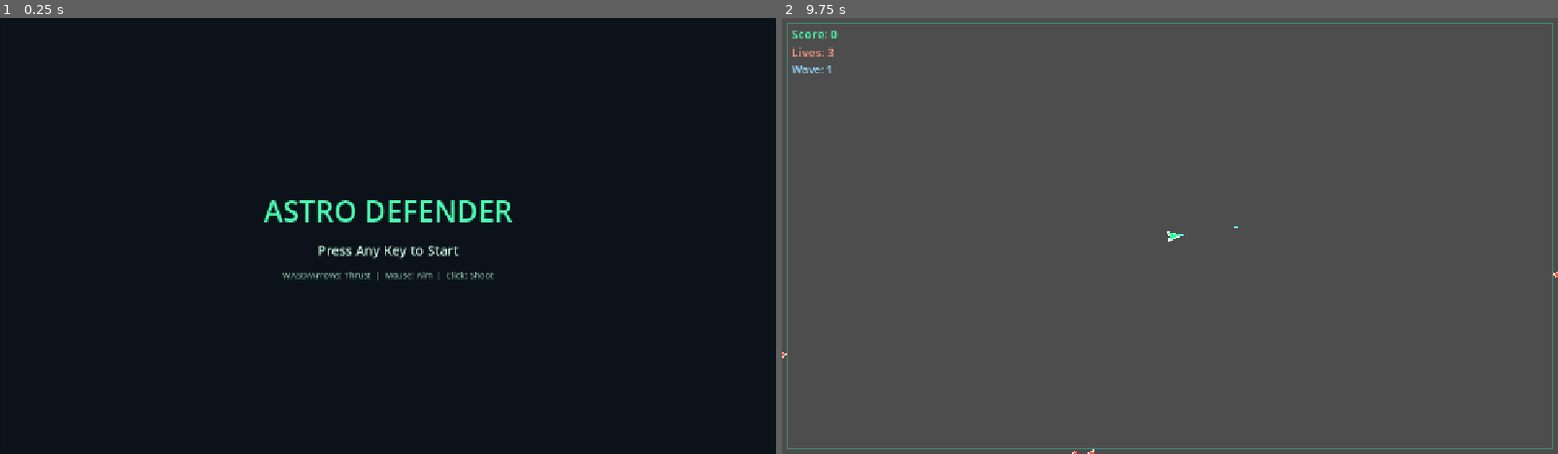
Above: before the commit, frames 1-2 (left to right).
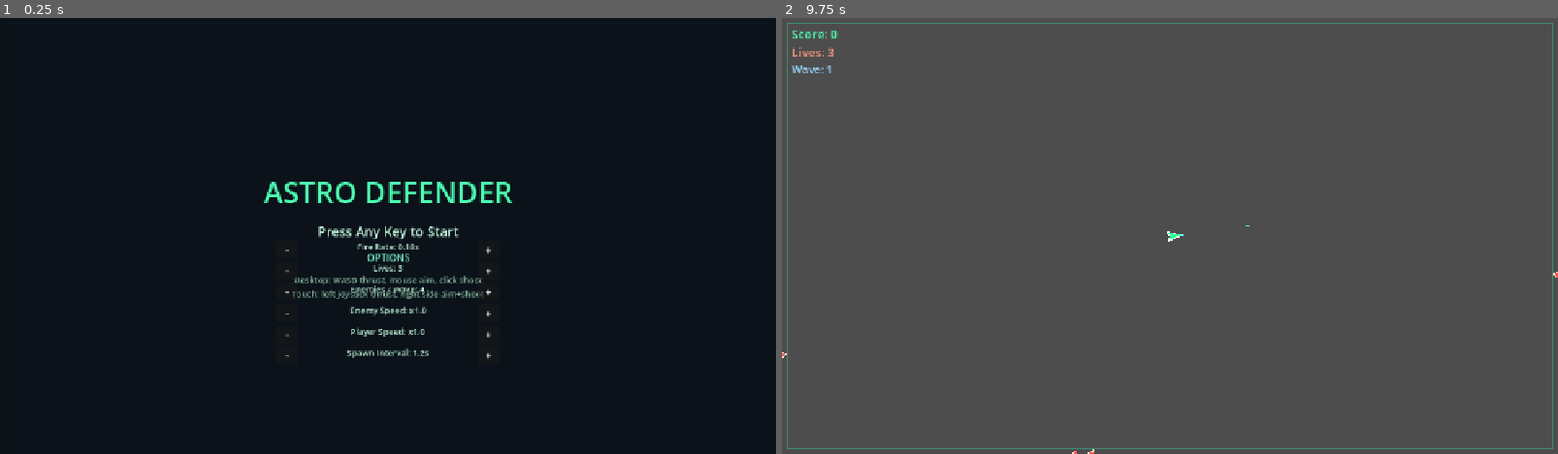
Above: after the commit, the same moments.

Repository: VeryDerryberry/Astro-Defender
Game: Godot game, scene res://main.tscn
Same seed, same stepped clock (60 frames per second), same inputs: the game is played once before the commit and once after it.
Inputs (mouse positions are in pixels of both pictures, inside the frame that each line leads up to):
- Up to frame 1 (0.25 s): no input
- Up to frame 2 (9.75 s): click (1069, 249) at 0.5 s, where only the run after the commit has a clickable "-"; click (1270, 249) at 1.25 s, where only the run after the commit has a clickable "+"; click (1069, 270) at 2 s, where only the run after the commit has a clickable "-"; click (1270, 270) at 2.75 s, where only the run after the commit has a clickable "+"; click (1069, 292) at 3.5 s, where only the run after the commit has a clickable "-"; click (1270, 292) at 4.25 s, where only the run after the commit has a clickable "+"; click (1069, 314) at 5 s, where only the run after the commit has a clickable "-"; click (1270, 314) at 5.75 s, where only the run after the commit has a clickable "+"; click (1069, 336) at 6.5 s, where only the run after the commit has a clickable "-"; click (1270, 336) at 7.25 s, where only the run after the commit has a clickable "+"; click (1069, 353) at 8 s, where only the run after the commit has a clickable "-"; click (1270, 353) at 8.75 s, where only the run after the commit has a clickable "+"; tap Enter at 9.5 s; move the mouse to (1340, 214) at 9.52 s; press the mouse at (1340, 214) at 9.53 s; hold D (move_right) from 9.53 s (still down)

The runs differ from the first frame. In frame 1, 3.2% of the frame differs, in the area x 34-66%, y 37-78%; in frame 2, less than 0.1%.

Commit message:
Add options, touch controls, procedural audio, and Android preset
GameOptions autoload with start-menu +/- UI for fire rate, lives, enemy
count/speed, player speed, and spawn interval. TouchInput handles left
joystick thrust and right-side aim+shoot. AudioManager plays procedural
SFX and an 8-note melody loop during play. export_presets.cfg targets
Android; verify extended for options/touch/audio markers.

Diff:
--- a/main.tscn
+++ b/main.tscn
@@ -87,9 +87,9 @@
 anchor_right = 0.5
 anchor_bottom = 0.5
 offset_left = -200.0
-offset_top = -80.0
-offset_right = 200.0
-offset_bottom = 80.0
+offset_top = -220.0
+offset_right = 200.0
+offset_bottom = 220.0
 grow_horizontal = 2
 grow_vertical = 2
 theme_override_constants/separation = 16
@@ -109,11 +109,35 @@
 text = "Press Any Key to Start"
 horizontal_alignment = 1
 
+[node name="OptionsTitle" type="Label" parent="UI/StartMenu/VBox"]
+layout_mode = 2
+theme_override_colors/font_color = Color(0.45, 0.9, 0.75, 1)
+theme_override_font_sizes/font_size = 16
+text = "OPTIONS"
+horizontal_alignment = 1
+
+[node name="OptionsBox" type="VBoxContainer" parent="UI/StartMenu"]
+layout_mode = 1
+anchors_preset = 8
+anchor_left = 0.5
+anchor_top = 0.5
+anchor_right = 0.5
+anchor_bottom = 0.5
+offset_left = -200.0
+offset_top = 20.0
+offset_right = 200.0
+offset_bottom = 200.0
+grow_horizontal = 2
+grow_vertical = 2
+theme_override_constants/separation = 4
+alignment = 1
+
 [node name="Controls" type="Label" parent="UI/StartMenu/VBox"]
 layout_mode = 2
 theme_override_colors/font_color = Color(0.55, 0.75, 0.65, 1)
 theme_override_font_sizes/font_size = 14
-text = "WASD/Arrows: Thrust  |  Mouse: Aim  |  Click: Shoot"
+text = "Desktop: WASD thrust, mouse aim, click shoot
+Touch: left joystick thrust, right side aim+shoot"
 horizontal_alignment = 1
 
 [node name="HUD" type="Control" parent="UI"]
--- a/project.godot
+++ b/project.godot
@@ -19,12 +19,16 @@
 
 GameManager="*res://scripts/game_manager.gd"
 ArenaContext="*res://scripts/arena_context.gd"
+GameOptions="*res://scripts/game_options.gd"
+TouchInput="*res://scripts/touch_input.gd"
+AudioManager="*res://scripts/audio_manager.gd"
 
 [display]
 
 window/size/viewport_width=1280
 window/size/viewport_height=720
 window/stretch/mode="canvas_items"
+window/handheld/orientation=1
 
 [input]
 
@@ -65,4 +69,3 @@
 [rendering]
 
 rendering_device/driver.windows="d3d12"
-renderer/rendering_method="forward_plus"
--- /dev/null
+++ b/scripts/audio_manager.gd
@@ -0,0 +1,91 @@
+extends Node
+
+const ProceduralAudio := preload("res://scripts/procedural_audio.gd")
+
+const MELODY_HZ: Array[float] = [262.0, 330.0, 392.0, 523.0, 392.0, 330.0, 294.0, 262.0]
+const NOTE_BEATS := 0.28
+
+var sfx_player: AudioStreamPlayer
+var music_player: AudioStreamPlayer
+var sfx_played_count := 0
+var music_looping := false
+
+var _note_index := 0
+var _note_elapsed := 0.0
+var _phase := 0.0
+
+
+func _ready() -> void:
+	sfx_player = AudioStreamPlayer.new()
+	sfx_player.bus = "Master"
+	add_child(sfx_player)
+
+	music_player = AudioStreamPlayer.new()
+	music_player.stream = ProceduralAudio.make_generator_stream(0.25)
+	music_player.bus = "Master"
+	add_child(music_player)
+
+	GameManager.state_changed.connect(_on_state_changed)
+
+
+func _process(delta: float) -> void:
+	if not music_looping or not music_player.playing:
+		return
+	var playback := music_player.get_stream_playback()
+	if playback == null:
+		return
+	var frames_available: int = playback.get_frames_available()
+	if frames_available <= 0:
+		return
+
+	_note_elapsed += delta
+	if _note_elapsed >= NOTE_BEATS:
+		_note_elapsed = 0.0
+		_note_index = (_note_index + 1) % MELODY_HZ.size()
+
+	var freq := MELODY_HZ[_note_index]
+	var increment := freq * TAU / float(ProceduralAudio.MIX_RATE)
+	for _i in frames_available:
+		_phase = fmod(_phase + increment, TAU)
+		var sample := sin(_phase) * 0.12
+		playback.push_frame(Vector2(sample, sample))
+
+
+func play_shoot() -> void:
+	_play_sfx(880.0, 0.07)
+
+
+func play_hit() -> void:
+	_play_sfx(180.0, 0.18)
+
+
+func play_destroy() -> void:
+	_play_sfx(660.0, 0.1)
+
+
+func _play_sfx(freq: float, duration: float) -> void:
+	sfx_player.stream = ProceduralAudio.make_tone_wav(freq, duration)
+	sfx_player.play()
+	sfx_played_count += 1
+
+
+func start_music() -> void:
+	if music_looping:
+		return
+	music_looping = true
+	_note_index = 0
+	_note_elapsed = 0.0
+	_phase = 0.0
+	music_player.play()
+
+
+func stop_music() -> void:
+	music_looping = false
+	music_player.stop()
+
+
+func _on_state_changed(new_state: GameManager.State) -> void:
+	if new_state == GameManager.State.PLAYING:
+		start_music()
+	else:
+		stop_music()
--- a/scripts/enemy.gd
+++ b/scripts/enemy.gd
@@ -15,6 +15,7 @@
 func destroy(award_score: bool = true) -> void:
 	if award_score:
 		GameManager.add_score(SCORE_VALUE)
+		AudioManager.play_destroy()
 	queue_free()
 
 
--- a/scripts/game_manager.gd
+++ b/scripts/game_manager.gd
@@ -9,7 +9,6 @@
 var high_score: int = 0
 
 const HIGH_SCORE_PATH := "user://highscore.save"
-const STARTING_LIVES := 3
 
 signal state_changed(new_state: State)
 signal score_changed(new_score: int)
@@ -23,7 +22,7 @@
 
 func start_game() -> void:
 	score = 0
-	lives = STARTING_LIVES
+	lives = GameOptions.starting_lives
 	wave = 1
 	_set_state(State.PLAYING)
 	score_changed.emit(score)
--- /dev/null
+++ b/scripts/game_options.gd
@@ -0,0 +1,71 @@
+extends Node
+
+signal options_changed
+
+const DEFAULT_FIRE_RATE := 0.18
+const DEFAULT_LIVES := 3
+const DEFAULT_ENEMIES := 4
+const DEFAULT_ENEMY_SPEED := 1.0
+const DEFAULT_PLAYER_SPEED := 1.0
+const DEFAULT_SPAWN_INTERVAL := 1.2
+
+var fire_rate: float = DEFAULT_FIRE_RATE
+var starting_lives: int = DEFAULT_LIVES
+var enemies_per_wave: int = DEFAULT_ENEMIES
+var enemy_speed_multiplier: float = DEFAULT_ENEMY_SPEED
+var player_speed_multiplier: float = DEFAULT_PLAYER_SPEED
+var spawn_interval: float = DEFAULT_SPAWN_INTERVAL
+
+
+func reset_defaults() -> void:
+	fire_rate = DEFAULT_FIRE_RATE
+	starting_lives = DEFAULT_LIVES
+	enemies_per_wave = DEFAULT_ENEMIES
+	enemy_speed_multiplier = DEFAULT_ENEMY_SPEED
+	player_speed_multiplier = DEFAULT_PLAYER_SPEED
+	spawn_interval = DEFAULT_SPAWN_INTERVAL
+	options_changed.emit()
+
+
+func summary() -> String:
+	return (
+		"fire_rate=%.2f,lives=%d,enemies=%d,enemy_spd=%.1f,player_spd=%.1f,spawn=%.1f"
+		% [
+			fire_rate,
+			starting_lives,
+			enemies_per_wave,
+			enemy_speed_multiplier,
+			player_speed_multiplier,
+			spawn_interval,
+		]
+	)
+
+
+func adjust_fire_rate(delta: float) -> void:
+	fire_rate = clampf(fire_rate + delta, 0.05, 0.6)
+	options_changed.emit()
+
+
+func adjust_lives(delta: int) -> void:
+	starting_lives = clampi(starting_lives + delta, 1, 10)
+	options_changed.emit()
+
+
+func adjust_enemies(delta: int) -> void:
+	enemies_per_wave = clampi(enemies_per_wave + delta, 1, 16)
+	options_changed.emit()
+
+
+func adjust_enemy_speed(delta: float) -> void:
+	enemy_speed_multiplier = clampf(enemy_speed_multiplier + delta, 0.5, 3.0)
+	options_changed.emit()
+
+
+func adjust_player_speed(delta: float) -> void:
+	player_speed_multiplier = clampf(player_speed_multiplier + delta, 0.5, 2.5)
+	options_changed.emit()
+
+
+func adjust_spawn_interval(delta: float) -> void:
+	spawn_interval = clampf(spawn_interval + delta, 0.3, 3.0)
+	options_changed.emit()
--- a/scripts/headless_verify.gd
+++ b/scripts/headless_verify.gd
@@ -35,7 +35,9 @@
 
 	print("RUNTIME game_started=true")
 	print("RUNTIME spawner_active=%s" % str(_spawner.process_mode == Node.PROCESS_MODE_INHERIT).to_lower())
-
+	print("RUNTIME music_looping=%s" % str(AudioManager.music_looping).to_lower())
+
+	await _probe_touch_input()
 	await _wait_physics(6)
 	await _probe_spawner_wave(viewport_size)
 	_halt_spawner()
@@ -176,6 +178,8 @@
 	_player.can_shoot = true
 	_player.velocity = Vector2.ZERO
 	_player.global_position = GameLogic.playable_rect(_main.get_viewport_rect().size).get_center()
+	TouchInput.reset_state()
+	Input.action_release("shoot")
 
 	for child in _entities.get_children():
 		child.queue_free()
@@ -202,5 +206,38 @@
 	Input.action_release("shoot")
 
 	print("RUNTIME score_after_shot=%d" % GameManager.score)
+	print("RUNTIME sfx_played=%d" % AudioManager.sfx_played_count)
 	if GameManager.score != score_before + 100:
 		_fail("projectile collision did not award score via shoot input")
+	if AudioManager.sfx_played_count < 1:
+		_fail("sfx not played during verify")
+
+
+func _probe_touch_input() -> void:
+	var size := _main.get_viewport_rect().size
+	var touch_before := TouchInput.touch_events_processed
+
+	var touch := InputEventScreenTouch.new()
+	touch.index = 0
+	touch.position = Vector2(size.x * 0.75, size.y * 0.5)
+	touch.pressed = true
+	_main.get_viewport().push_input(touch)
+	await get_tree().physics_frame
+
+	var drag := InputEventScreenDrag.new()
+	drag.index = 0
+	drag.position = Vector2(size.x * 0.2, size.y * 0.7)
+	drag.relative = Vector2(0, -40)
+	_main.get_viewport().push_input(drag)
+	await get_tree().physics_frame
+
+	var release := InputEventScreenTouch.new()
+	release.index = 0
+	release.position = touch.position
+	release.pressed = false
+	_main.get_viewport().push_input(release)
+	await get_tree().physics_frame
+
+	print("RUNTIME touch_events_processed=%d" % TouchInput.touch_events_processed)
+	if TouchInput.touch_events_processed <= touch_before:
+		_fail("screen touch events were not processed")
--- a/scripts/main.gd
+++ b/scripts/main.gd
@@ -18,6 +18,8 @@
 @onready var final_score_label: Label = $UI/GameOverPanel/VBox/FinalScoreLabel
 @onready var high_score_label: Label = $UI/GameOverPanel/VBox/HighScoreLabel
 
+var _option_labels: Dictionary = {}
+
 
 func _ready() -> void:
 	var viewport_size := get_viewport_rect().size
@@ -28,6 +30,8 @@
 	GameManager.score_changed.connect(_on_score_changed)
 	GameManager.lives_changed.connect(_on_lives_changed)
 	GameManager.wave_changed.connect(_on_wave_changed)
+	GameOptions.options_changed.connect(_refresh_options_labels)
+	_setup_options_ui()
 	_on_state_changed(GameManager.state)
 	_update_hud()
 
@@ -44,7 +48,20 @@
 			return true
 	return false
 
+
+func _input(event: InputEvent) -> void:
+	if GameManager.state == GameManager.State.PLAYING:
+		TouchInput.handle_event(event, get_viewport())
+
+
 func _unhandled_input(event: InputEvent) -> void:
+	if event is InputEventScreenTouch and event.is_pressed():
+		if GameManager.state == GameManager.State.MENU:
+			_start_play()
+		elif GameManager.state == GameManager.State.GAME_OVER:
+			_restart()
+		return
+
 	if GameManager.state == GameManager.State.MENU:
 		if event is InputEventKey or event is InputEventMouseButton:
 			if event.is_pressed():
@@ -57,13 +74,18 @@
 
 func _start_play() -> void:
 	_clear_entities()
+	TouchInput.reset_state()
+	player._apply_fire_rate()
 	GameManager.start_game()
 	player.global_position = _arena_center()
 	player.velocity = Vector2.ZERO
+	print("RUNTIME options_applied=%s" % GameOptions.summary())
 
 
 func _restart() -> void:
 	_clear_entities()
+	TouchInput.reset_state()
+	player._apply_fire_rate()
 	GameManager.start_game()
 	player.global_position = _arena_center()
 	player.velocity = Vector2.ZERO
@@ -106,3 +128,66 @@
 	_on_score_changed(GameManager.score)
 	_on_lives_changed(GameManager.lives)
 	_on_wave_changed(GameManager.wave)
+
+
+func _setup_options_ui() -> void:
+	var options_box: VBoxContainer = start_menu.get_node("OptionsBox")
+	_add_option_row(options_box, "Fire Rate", "fire_rate", -0.02, 0.02)
+	_add_option_row(options_box, "Lives", "lives", -1, 1)
+	_add_option_row(options_box, "Enemies / Wave", "enemies", -1, 1)
+	_add_option_row(options_box, "Enemy Speed", "enemy_speed", -0.1, 0.1)
+	_add_option_row(options_box, "Player Speed", "player_speed", -0.1, 0.1)
+	_add_option_row(options_box, "Spawn Interval", "spawn_interval", -0.1, 0.1)
+	_refresh_options_labels()
+
+
+func _add_option_row(parent: VBoxContainer, title: String, key: String, dec: float, inc: float) -> void:
+	var row := HBoxContainer.new()
+	row.alignment = BoxContainer.ALIGNMENT_CENTER
+	row.add_theme_constant_override("separation", 8)
+	parent.add_child(row)
+
+	var minus := Button.new()
+	minus.text = "-"
+	minus.custom_minimum_size = Vector2(36, 28)
+	minus.pressed.connect(func() -> void: _adjust_option(key, dec))
+	row.add_child(minus)
+
+	var label := Label.new()
+	label.horizontal_alignment = HORIZONTAL_ALIGNMENT_CENTER
+	label.custom_minimum_size = Vector2(280, 28)
+	label.add_theme_color_override("font_color", Color(0.75, 0.95, 0.85))
+	label.add_theme_font_size_override("font_size", 14)
+	row.add_child(label)
+	_option_labels[key] = label
+
+	var plus := Button.new()
+	plus.text = "+"
+	plus.custom_minimum_size = Vector2(36, 28)
+	plus.pressed.connect(func() -> void: _adjust_option(key, inc))
+	row.add_child(plus)
+
+
+func _adjust_option(key: String, delta: float) -> void:
+	match key:
+		"fire_rate":
+			GameOptions.adjust_fire_rate(delta)
+		"lives":
+			GameOptions.adjust_lives(int(delta))
+		"enemies":
+			GameOptions.adjust_enemies(int(delta))
+		"enemy_speed":
+			GameOptions.adjust_enemy_speed(delta)
+		"player_speed":
+			GameOptions.adjust_player_speed(delta)
+		"spawn_interval":
+			GameOptions.adjust_spawn_interval(delta)
+
+
+func _refresh_options_labels() -> void:
+	_option_labels["fire_rate"].text = "Fire Rate: %.2fs" % GameOptions.fire_rate
+	_option_labels["lives"].text = "Lives: %d" % GameOptions.starting_lives
+	_option_labels["enemies"].text = "Enemies / Wave: %d" % GameOptions.enemies_per_wave
+	_option_labels["enemy_speed"].text = "Enemy Speed: x%.1f" % GameOptions.enemy_speed_multiplier
+	_option_labels["player_speed"].text = "Player Speed: x%.1f" % GameOptions.player_speed_multiplier
+	_option_labels["spawn_interval"].text = "Spawn Interval: %.1fs" % GameOptions.spawn_interval
--- a/scripts/player.gd
+++ b/scripts/player.gd
@@ -1,10 +1,9 @@
 extends CharacterBody2D
 
 const GameLogic := preload("res://scripts/game_logic.gd")
-const THRUST_FORCE := 280.0
-const MAX_SPEED := 320.0
+const BASE_THRUST_FORCE := 280.0
+const BASE_MAX_SPEED := 320.0
 const FRICTION := 4.5
-const SHOOT_COOLDOWN := 0.18
 
 var projectile_scene: PackedScene
 var can_shoot := true
@@ -19,12 +18,19 @@
 
 func _ready() -> void:
 	projectile_scene = preload("res://scenes/projectile.tscn")
-	shoot_timer.wait_time = SHOOT_COOLDOWN
 	hit_area.area_entered.connect(_on_hit_area_entered)
+	_apply_fire_rate()
+
+
+func _apply_fire_rate() -> void:
+	shoot_timer.wait_time = GameOptions.fire_rate
 
 
 func apply_movement(input_dir: Vector2, delta: float) -> void:
-	velocity = GameLogic.apply_thrust(velocity, input_dir, delta, THRUST_FORCE, MAX_SPEED, FRICTION)
+	var speed_scale := GameOptions.player_speed_multiplier
+	var thrust := BASE_THRUST_FORCE * speed_scale
+	var max_speed := BASE_MAX_SPEED * speed_scale
+	velocity = GameLogic.apply_thrust(velocity, input_dir, delta, thrust, max_speed, FRICTION)
 
 
 func _physics_process(delta: float) -> void:
@@ -32,14 +38,23 @@
 		return
 
 	var input_dir := Input.get_vector("move_left", "move_right", "move_up", "move_down")
+	var touch_thrust := TouchInput.get_thrust_vector()
+	if touch_thrust.length_squared() > 0.01:
+		input_dir = touch_thrust
+
 	apply_movement(input_dir, delta)
 
-	var mouse_pos := get_global_mouse_position()
-	rotation = (mouse_pos - global_position).angle() + PI / 2.0
+	var aim_pos: Vector2 = get_global_mouse_position()
+	var touch_aim = TouchInput.get_aim_world_position()
+	if touch_aim is Vector2:
+		aim_pos = touch_aim
+
+	rotation = (aim_pos - global_position).angle() + PI / 2.0
 
 	move_and_slide()
 
-	if Input.is_action_pressed("shoot") and can_shoot:
+	var wants_shoot := Input.is_action_pressed("shoot") or TouchInput.is_shoot_pressed()
+	if wants_shoot and can_shoot:
 		_shoot()
 
 
@@ -56,6 +71,7 @@
 		projectile.queue_free()
 		return
 	container.add_child(projectile)
+	AudioManager.play_shoot()
 
 
 func take_hit() -> void:
@@ -65,6 +81,7 @@
 	invincible = true
 	invincibility_timer.start()
 	GameManager.lose_life()
+	AudioManager.play_hit()
 
 	if GameManager.lives > 0:
 		velocity = Vector2.ZERO
--- /dev/null
+++ b/scripts/procedural_audio.gd
@@ -0,0 +1,29 @@
+extends RefCounted
+
+const MIX_RATE := 22050
+
+
+static func make_tone_wav(freq: float, duration: float, volume: float = 0.35) -> AudioStreamWAV:
+	var sample_count := int(duration * MIX_RATE)
+	var data := PackedByteArray()
+	data.resize(sample_count * 2)
+	for i in sample_count:
+		var t := float(i) / float(MIX_RATE)
+		var envelope := 1.0 - (t / duration)
+		var sample := sin(TAU * freq * t) * envelope * volume
+		var int_sample := int(clampf(sample * 32767.0, -32768.0, 32767.0))
+		data[i * 2] = int_sample & 0xFF
+		data[i * 2 + 1] = (int_sample >> 8) & 0xFF
+	var wav := AudioStreamWAV.new()
+	wav.format = AudioStreamWAV.FORMAT_16_BITS
+	wav.mix_rate = MIX_RATE
+	wav.stereo = false
+	wav.data = data
+	return wav
+
+
+static func make_generator_stream(buffer_length: float = 0.5) -> AudioStreamGenerator:
+	var gen := AudioStreamGenerator.new()
+	gen.mix_rate = MIX_RATE
+	gen.buffer_length = buffer_length
+	return gen
--- a/scripts/projectile.gd
+++ b/scripts/projectile.gd
@@ -1,7 +1,7 @@
 extends Area2D
 
 const GameLogic := preload("res://scripts/game_logic.gd")
-const SPEED := 520.0
+const SPEED := 620.0
 const LIFETIME := 1.8
 
 @onready var line: Line2D = $Line2D
--- a/scripts/spawner.gd
+++ b/scripts/spawner.gd
@@ -36,9 +36,9 @@
 
 
 func _reset_difficulty() -> void:
-	enemies_per_wave = 4
-	spawn_interval = 1.2
-	speed_multiplier = 1.0
+	enemies_per_wave = GameOptions.enemies_per_wave
+	spawn_interval = GameOptions.spawn_interval
+	speed_multiplier = GameOptions.enemy_speed_multiplier
 
 
 func _advance_wave() -> void:
--- /dev/null
+++ b/scripts/touch_input.gd
@@ -0,0 +1,83 @@
+extends Node
+
+var thrust_dir := Vector2.ZERO
+var aim_world_pos: Variant = null
+var shoot_pressed := false
+var touch_events_processed := 0
+
+const JOY_RADIUS := 80.0
+
+
+func reset_state() -> void:
+	thrust_dir = Vector2.ZERO
+	aim_world_pos = null
+	shoot_pressed = false
+
+
+func handle_event(event: InputEvent, viewport: Viewport) -> void:
+	if event is InputEventScreenTouch:
+		touch_events_processed += 1
+		_handle_screen_touch(event as InputEventScreenTouch, viewport)
+	elif event is InputEventScreenDrag:
+		touch_events_processed += 1
+		_handle_screen_drag(event as InputEventScreenDrag, viewport)
+
+
+func get_thrust_vector() -> Vector2:
+	return thrust_dir
+
+
+func get_aim_world_position() -> Variant:
+	return aim_world_pos
+
+
+func is_shoot_pressed() -> bool:
+	return shoot_pressed
+
+
+func screen_to_world(screen_pos: Vector2, viewport: Viewport) -> Vector2:
+	return viewport.get_canvas_transform().affine_inverse() * screen_pos
+
+
+func _handle_screen_touch(event: InputEventScreenTouch, viewport: Viewport) -> void:
+	var size := viewport.get_visible_rect().size
+	var pos := event.position
+
+	if event.pressed:
+		if pos.x < size.x * 0.45:
+			_update_joystick(pos, pos, size)
+		else:
+			aim_world_pos = screen_to_world(pos, viewport)
+			shoot_pressed = true
+	else:
+		if pos.x < size.x * 0.45:
+			thrust_dir = Vector2.ZERO
+		else:
+			shoot_pressed = false
+			if pos.x >= size.x * 0.45:
+				aim_world_pos = null
+
+
+func _handle_screen_drag(event: InputEventScreenDrag, viewport: Viewport) -> void:
+	var size := viewport.get_visible_rect().size
+	var pos := event.position
+
+	if pos.x < size.x * 0.45:
+		_update_joystick(event.position - event.relative, pos, size)
+	else:
+		aim_world_pos = screen_to_world(pos, viewport)
+		shoot_pressed = true
+
+
+func _update_joystick(origin: Vector2, current: Vector2, viewport_size: Vector2) -> void:
+	var offset := current - origin
+	if offset.length() < 8.0:
+		thrust_dir = Vector2.ZERO
+		return
+	var dir := offset.normalized()
+	var strength := clampf(offset.length() / JOY_RADIUS, 0.0, 1.0)
+	thrust_dir = dir * strength
+	aim_world_pos = screen_to_world(
+		Vector2(viewport_size.x * 0.75, viewport_size.y * 0.5),
+		get_tree().root.get_viewport()
+	)
Not shown, added: export_presets.cfg
Not shown, added: scripts/arena_context.gd.uid
Not shown, added: scripts/enemy.gd.uid
Not shown, added: scripts/game_logic.gd.uid
Not shown, added: scripts/game_manager.gd.uid
Not shown, added: scripts/headless_verify.gd.uid
Not shown, added: scripts/main.gd.uid
Not shown, added: scripts/player.gd.uid
Not shown, added: scripts/projectile.gd.uid
Not shown, added: scripts/spawner.gd.uid
Not shown, changed: verify.sh
